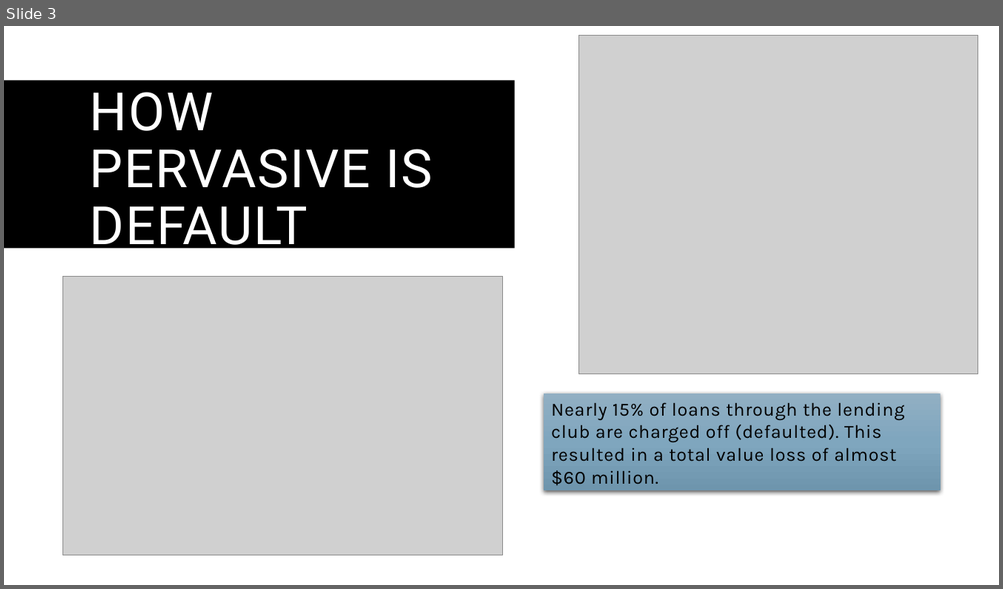
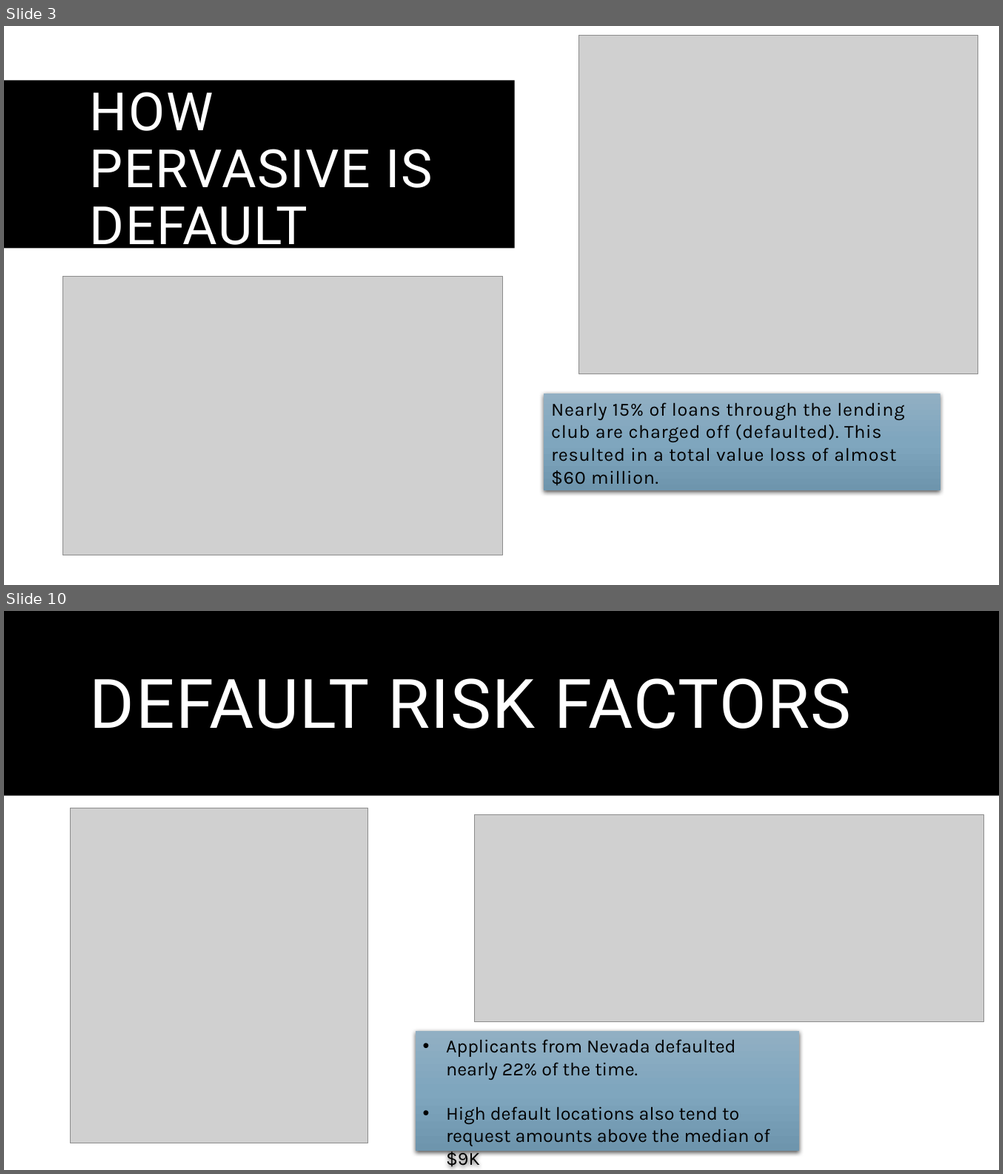
Before and after one commit to mickyals/lending_club_EDA, a slide deck: Lending Club Case Study.pptx. Shown one above the other, each under a label of ours: slide 3 before the commit, slides 3 and 10 after it; the slides between them are not shown. The pictures are 1003x589 and 1003x1174 pixels, drawn with LibreOffice and Linux fonts; fonts in the diff are those of the drawing; grey boxes stand for pictures. Boxes give left, top, right and bottom in pixels: in the first picture for what was removed or moved away, otherwise in the second. Text is boxed around its words. In the diff, an @@ line names an element or a change of style, - is before the commit and + after.

```diff
--- a/Lending Club Case Study.pptx
+++ b/Lending Club Case Study.pptx
@@ slide 10 added at [4, 611, 999, 1170], background #FFFFFF; not listed: 1 template element that a slide beside it also shows @@
@@ title added at [90, 678, 851, 729], 66 pt, text #FFFFFF @@
+DEFAULT RISK FACTORS
@@ picture added at [71, 808, 368, 1143] @@
@@ picture added at [474, 815, 983, 1022] @@
@@ rectangle added at [415, 1031, 799, 1152], fill gradient #92B0C4 to #80A7BF to #6F95AD, 18 pt, text #000000 @@
+• Applicants from Nevada defaulted nearly 22% of the time.
+• High default locations also tend to request amounts above the median of $9K
```
Also in this commit, not shown: 4 slides changed, 9 other slides added, 1 other file.
